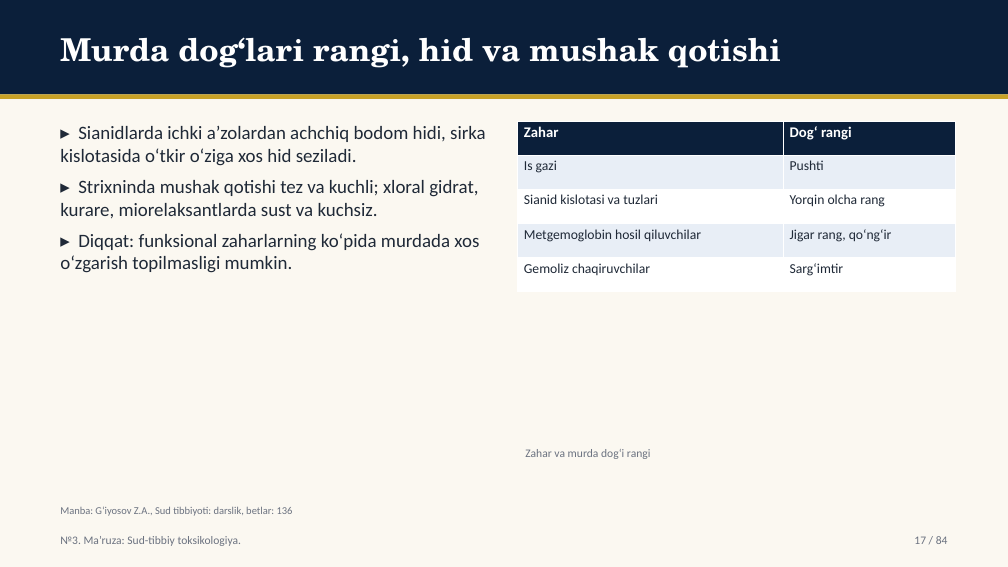
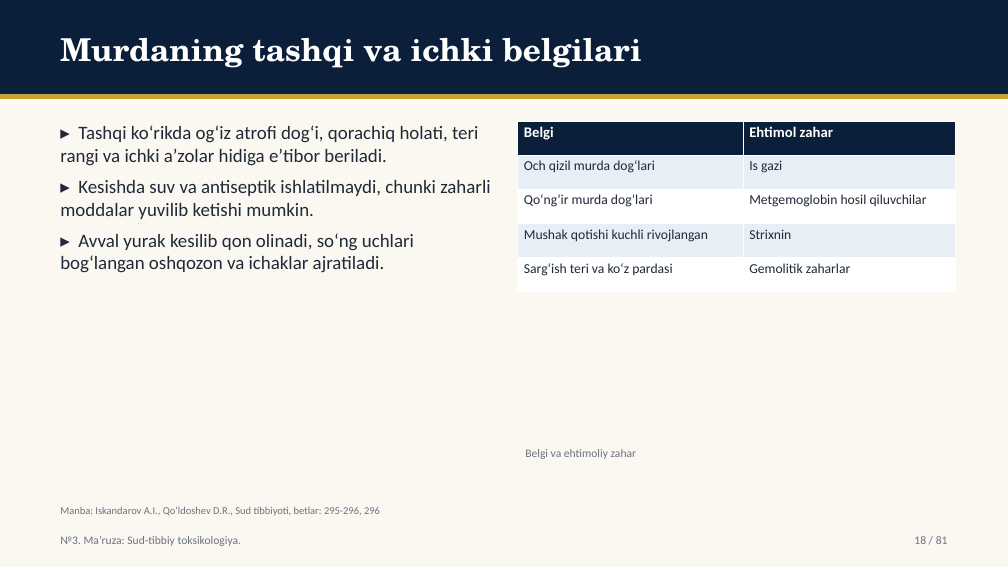
Before and after one commit to davlatsudekspert/forensic-expert, a slide deck: slide 18 of out/5-kurs-tibbiy-profilaktika-08.pptx (slide 17 before the commit). Drawn at 1008x567 pixels with LibreOffice and Linux fonts; fonts in the diff are those of the drawing. Boxes give left, top, right and bottom in pixels: in the first picture for what was removed or moved away, otherwise in the second. Text is boxed around its words. In the diff, an @@ line names an element or a change of style, - is before the commit and + after.

Commit message:
slides output: 4-kurs-davolash-10,4-kurs-pediatriya-11,4-kurs-pediatriya-12,5-kurs-tibbiy-profilaktika-08,5-kurs-tibbiy-profilaktika-09,ktp26-u-05,ktp26-u-14

```diff
--- a/out/5-kurs-tibbiy-profilaktika-08.pptx
+++ b/out/5-kurs-tibbiy-profilaktika-08.pptx
@@ text at box(60, 38, 642, 68): text changed @@
-Murda dog‘lari rangi, hid va mushak qotishi
+Murdaning tashqi va ichki belgilari
@@ text at box(60, 125, 490, 273): text changed @@
-▸ Sianidlarda ichki a’zolardan achchiq bodom hidi, sirka kislotasida o‘tkir o‘ziga xos hid seziladi.
-▸ Strixninda mushak qotishi tez va kuchli; xloral gidrat, kurare, miorelaksantlarda sust va kuchsiz.
-▸ Diqqat: funksional zaharlarning ko‘pida murdada xos o‘zgarish topilmasligi mumkin.
+▸ Tashqi ko‘rikda og‘iz atrofi dog‘i, qorachiq holati, teri rangi va ichki a’zolar hidiga e’tibor beriladi.
+▸ Kesishda suv va antiseptik ishlatilmaydi, chunki zaharli moddalar yuvilib ketishi mumkin.
+▸ Avval yurak kesilib qon olinadi, so‘ng uchlari bog‘langan oshqozon va ichaklar ajratiladi.
@@ table at box(518, 121, 955, 291) @@
-row 1, column 1: Zahar
+row 1, column 1: Belgi
-row 1, column 2: Dog‘ rangi
+row 1, column 2: Ehtimol zahar
-row 2, column 1: Is gazi
+row 2, column 1: Och qizil murda dog‘lari
-row 2, column 2: Pushti
+row 2, column 2: Is gazi
-row 3, column 1: Sianid kislotasi va tuzlari
+row 3, column 1: Qo‘ng‘ir murda dog‘lari
-row 3, column 2: Yorqin olcha rang
+row 3, column 2: Metgemoglobin hosil qiluvchilar
-row 4, column 1: Metgemoglobin hosil qiluvchilar
+row 4, column 1: Mushak qotishi kuchli rivojlangan
-row 4, column 2: Jigar rang, qo‘ng‘ir
+row 4, column 2: Strixnin
-row 5, column 1: Gemoliz chaqiruvchilar
+row 5, column 1: Sarg‘ish teri va ko‘z pardasi
-row 5, column 2: Sarg‘imtir
+row 5, column 2: Gemolitik zaharlar
@@ text at box(525, 449, 637, 459): text changed @@
-Zahar va murda dog‘i rangi
+Belgi va ehtimoliy zahar
@@ text at box(60, 507, 380, 516): text changed @@
-Manba: G‘iyosov Z.A., Sud tibbiyoti: darslik, betlar: 136
+Manba: Iskandarov A.I., Qo‘ldoshev D.R., Sud tibbiyoti, betlar: 295-296, 296
@@ text at box(914, 536, 948, 544): text changed @@
-17 / 84
+18 / 81
```
Also in this commit, not shown: 59 other slides changed, 19 slides added, 22 slides removed, 30 other files.
